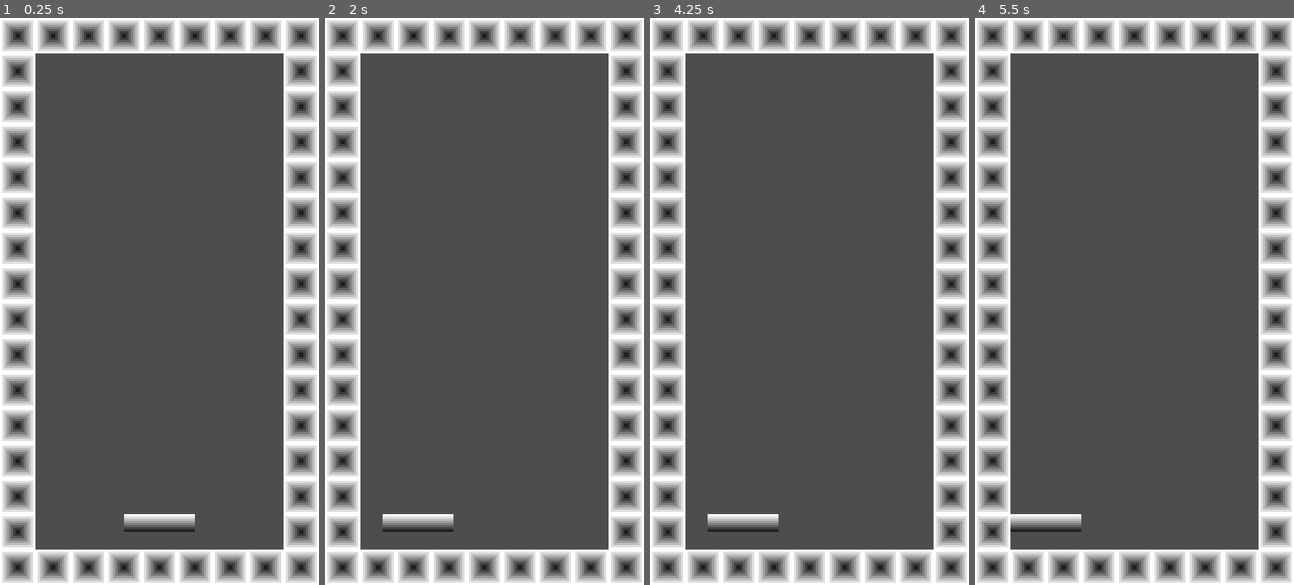
Above: before the commit, frames 1-4 (left to right).
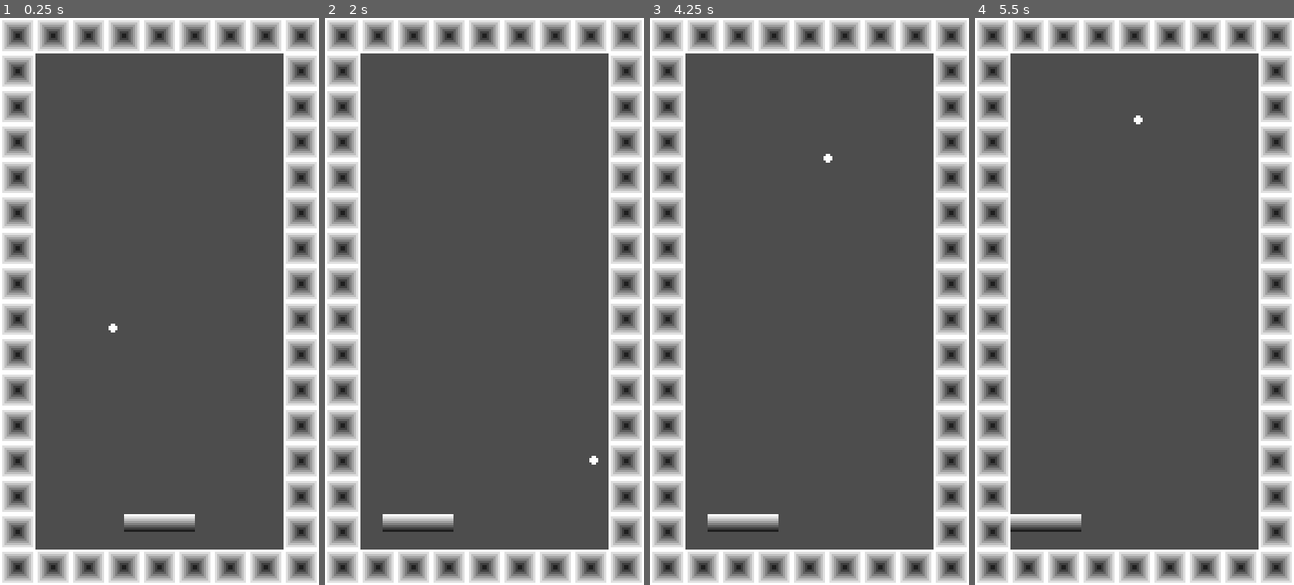
Above: after the commit, the same moments.

Repository: molonepa/20GC-2-Breakout
Game: Godot game, scene res://Game.tscn
Two runs of this game, one before a commit and one after it. Both use one fixed random seed, a clock stepped at 60 frames per second and the inputs below.
Inputs:
- Up to frame 1 (0.25 s): no input
- Up to frame 2 (2 s): hold Right (move_right) 0.53-1.28 s; hold Left (move_left) from 1.28 s (still down)
- Up to frame 3 (4.25 s): release Left (move_left) at 2.03 s; hold Right (move_right) 2.03-3.53 s; tap Enter at 2.75 s; hold Left (move_left) from 3.53 s (still down)
- Up to frame 4 (5.5 s): keep holding Left (move_left)

The runs differ from the first frame. In frame 1, less than 0.1% of the frame differs, in the area x 34-37%, y 53-56%; in frame 2, less than 0.1%; in frame 3, less than 0.1%; in frame 4, less than 0.1%.

Commit message:
add ball

Diff:
--- /dev/null
+++ b/Ball.gd
@@ -0,0 +1,21 @@
+extends Node2D
+
+const SPEED : int = 100
+
+var radius = 4
+var direction : Vector2
+var rng = RandomNumberGenerator.new()
+
+@onready var ray_cast = $RayCast2D
+
+func _ready():
+	direction = Vector2(rng.randf_range(-1.0, 1.0), rng.randf()).normalized()
+	ray_cast.target_position = direction * radius
+
+func _physics_process(delta):
+	self.global_position += delta * direction * SPEED
+
+	if ray_cast.is_colliding():
+		var normal = ray_cast.get_collision_normal()
+		direction = direction.bounce(normal).normalized()
+		ray_cast.target_position = direction * radius
--- /dev/null
+++ b/Ball.tscn
@@ -0,0 +1,12 @@
+[gd_scene load_steps=3 format=3 uid="uid://dswgiqd6svvkt"]
+
+[ext_resource type="Texture2D" uid="uid://ccf1lvroim8k6" path="res://ball.png" id="1_ltjkc"]
+[ext_resource type="Script" path="res://Ball.gd" id="1_rmbm7"]
+
+[node name="Sprite2D" type="Sprite2D"]
+texture = ExtResource("1_ltjkc")
+script = ExtResource("1_rmbm7")
+
+[node name="RayCast2D" type="RayCast2D" parent="."]
+target_position = Vector2(0, 0)
+collision_mask = 3
--- a/Game.tscn
+++ b/Game.tscn
@@ -1,19 +1,16 @@
-[gd_scene load_steps=5 format=3 uid="uid://dpt2y7ctdjc8l"]
+[gd_scene load_steps=7 format=3 uid="uid://dpt2y7ctdjc8l"]
 
 [ext_resource type="Texture2D" uid="uid://3cghebfntg1u" path="res://wall_tile.png" id="1_562nq"]
+[ext_resource type="PackedScene" uid="uid://dswgiqd6svvkt" path="res://Ball.tscn" id="2_agi2q"]
 [ext_resource type="PackedScene" uid="uid://mxhtatrmk550" path="res://Paddle.tscn" id="2_hhfan"]
+[ext_resource type="Script" path="res://WallTileMap.gd" id="2_ymekx"]
 
 [sub_resource type="TileSetAtlasSource" id="TileSetAtlasSource_4pgym"]
 resource_name = "wall"
 texture = ExtResource("1_562nq")
 0:0/0 = 0
-0:0/0/physics_layer_0/linear_velocity = Vector2(0, 0)
-0:0/0/physics_layer_0/angular_velocity = 0.0
-0:0/0/physics_layer_0/polygon_0/points = PackedVector2Array(-8, -8, 8, -8, 8, 8, -8, 8)
 
 [sub_resource type="TileSet" id="TileSet_d5k2r"]
-physics_layer_0/collision_layer = 1
-physics_layer_0/collision_mask = 6
 sources/0 = SubResource("TileSetAtlasSource_4pgym")
 
 [node name="Game" type="Node2D"]
@@ -22,6 +19,10 @@
 tile_set = SubResource("TileSet_d5k2r")
 format = 2
 layer_0/tile_data = PackedInt32Array(0, 0, 0, 65536, 0, 0, 131072, 0, 0, 196608, 0, 0, 262144, 0, 0, 327680, 0, 0, 3932 …(514 unchanged characters)…
+script = ExtResource("2_ymekx")
 
 [node name="Paddle" parent="." instance=ExtResource("2_hhfan")]
 position = Vector2(72, 228)
+
+[node name="Ball" parent="." instance=ExtResource("2_agi2q")]
+position = Vector2(71, 125)
--- a/Paddle.gd
+++ b/Paddle.gd
@@ -2,7 +2,14 @@
 
 const SPEED = 100.0
 
+var start_height : int
+
+func _ready():
+	start_height = global_position.y
+
 func _physics_process(delta):
+	global_position.y = start_height
+
 	velocity = Vector2.ZERO
 
 	if Input.is_action_pressed("move_right"):
--- /dev/null
+++ b/WallTile.tscn
@@ -0,0 +1,15 @@
+[gd_scene load_steps=3 format=3 uid="uid://dw8q1i3mug7s5"]
+
+[ext_resource type="Texture2D" uid="uid://3cghebfntg1u" path="res://wall_tile.png" id="1_ci1kg"]
+
+[sub_resource type="RectangleShape2D" id="RectangleShape2D_fe7yn"]
+size = Vector2(16, 16)
+
+[node name="WallTile" type="StaticBody2D"]
+collision_mask = 6
+
+[node name="CollisionShape2D" type="CollisionShape2D" parent="."]
+shape = SubResource("RectangleShape2D_fe7yn")
+
+[node name="Sprite2D" type="Sprite2D" parent="."]
+texture = ExtResource("1_ci1kg")
--- /dev/null
+++ b/WallTileMap.gd
@@ -0,0 +1,12 @@
+extends TileMap
+
+var wall_tile = preload("res://WallTile.tscn")
+
+func _ready():
+	var cells = self.get_used_cells(0)
+	self.remove_layer(0)
+	for cell in cells:
+		var tile_position = to_global(map_to_local(cell))
+		var tile_instance = wall_tile.instantiate()
+		tile_instance.global_position = tile_position
+		add_child(tile_instance)
Binary file added: ball.png
Not shown, added: ball.png.import
